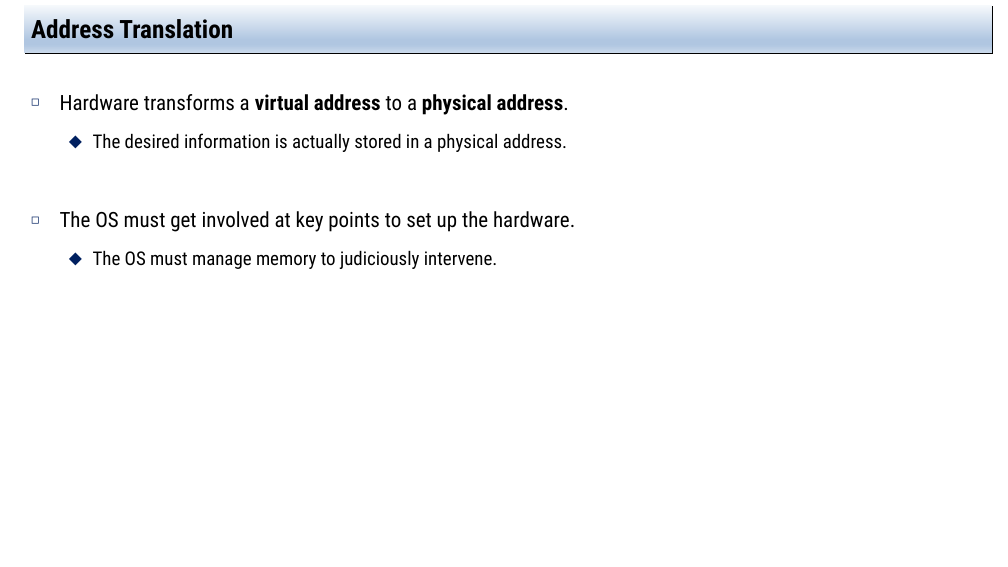
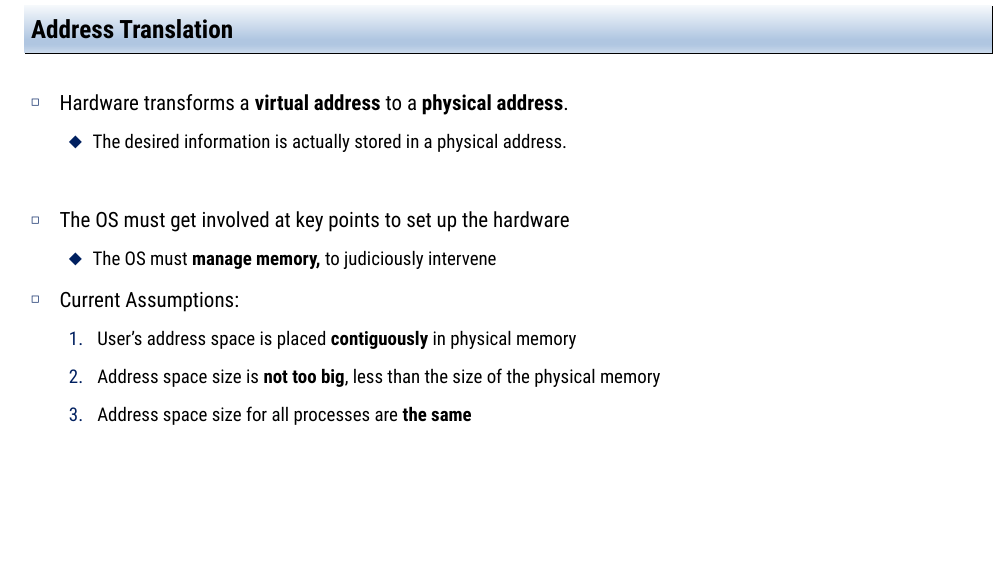
Before and after one commit to jachermocilla/extra-course-materials, a slide deck: slide 6 of cmsc125/ostep/slides/01.Virtualization/15.Address_Translation.pptx. Drawn at 1008x567 pixels with LibreOffice and Linux fonts; fonts in the diff are those of the drawing. Boxes give left, top, right and bottom in pixels: in the first picture for what was removed or moved away, otherwise in the second. Text is boxed around its words. In the diff, an @@ line names an element or a change of style, - is before the commit and + after.

```diff
--- a/cmsc125/ostep/slides/01.Virtualization/15.Address_Translation.pptx
+++ b/cmsc125/ostep/slides/01.Virtualization/15.Address_Translation.pptx
@@ text at (60, 211, 660, 425): text changed; size 20 to 18 pt @@
-◻ The OS must get involved at key points to set up the hardware.
-  ⬥ The OS must manage memory to judiciously intervene.
+◻ The OS must get involved at key points to set up the hardware
+  ⬥ The OS must manage memory, to judiciously intervene
+◻ Current Assumptions:
+  1. User’s address space is placed contiguously in physical memory
+  2. Address space size is not too big, less than the size of the physical memory
+  3. Address space size for all processes are the same
```
Also in this commit, not shown: 10 other slides changed, 4 slides added, 1 other file.
